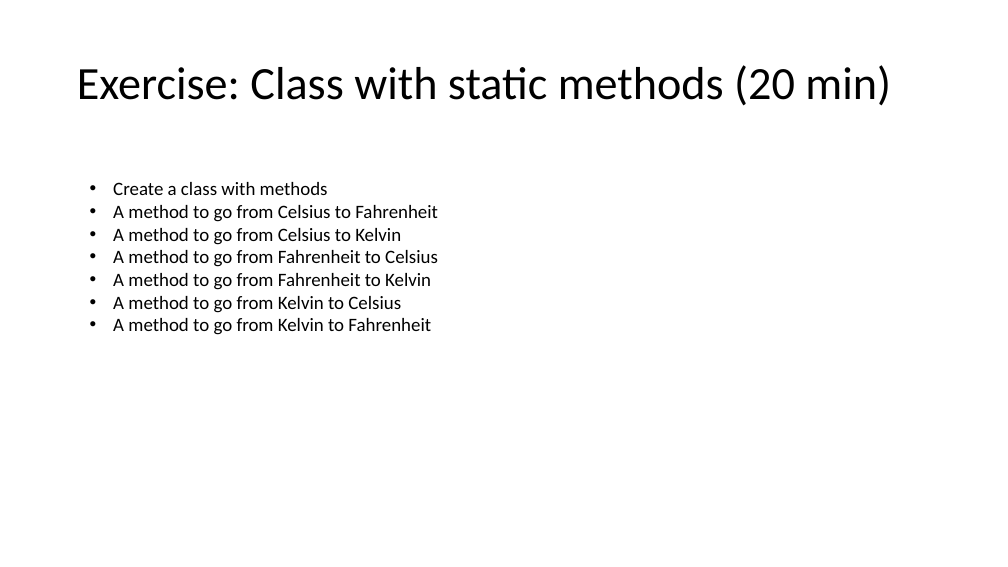
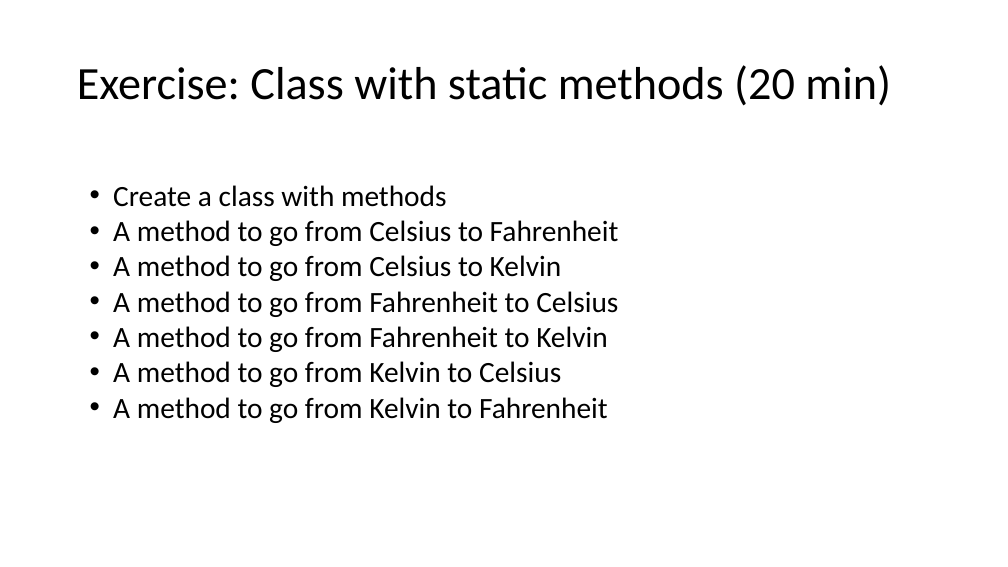
Before and after one commit to JoZonneveld/TCR-python-lessons, a slide deck: slide 16 of Lessons/Jaar 2/Lesson 2/Lesson 2.pptx. Drawn at 1008x567 pixels with LibreOffice and Linux fonts; fonts in the diff are those of the drawing; background and template pictures are left out. Boxes give left, top, right and bottom in pixels: in the first picture for what was removed or moved away, otherwise in the second. Text is boxed around its words. In the diff, an @@ line names an element or a change of style, - is before the commit and + after.

Commit message:
small change font size

```diff
--- a/Lessons/Jaar 2/Lesson 2/Lesson 2.pptx
+++ b/Lessons/Jaar 2/Lesson 2/Lesson 2.pptx
@@ text "Create a class with methods" at <box>113,185,619,423</box>: size 18 to 28 pt @@
```
